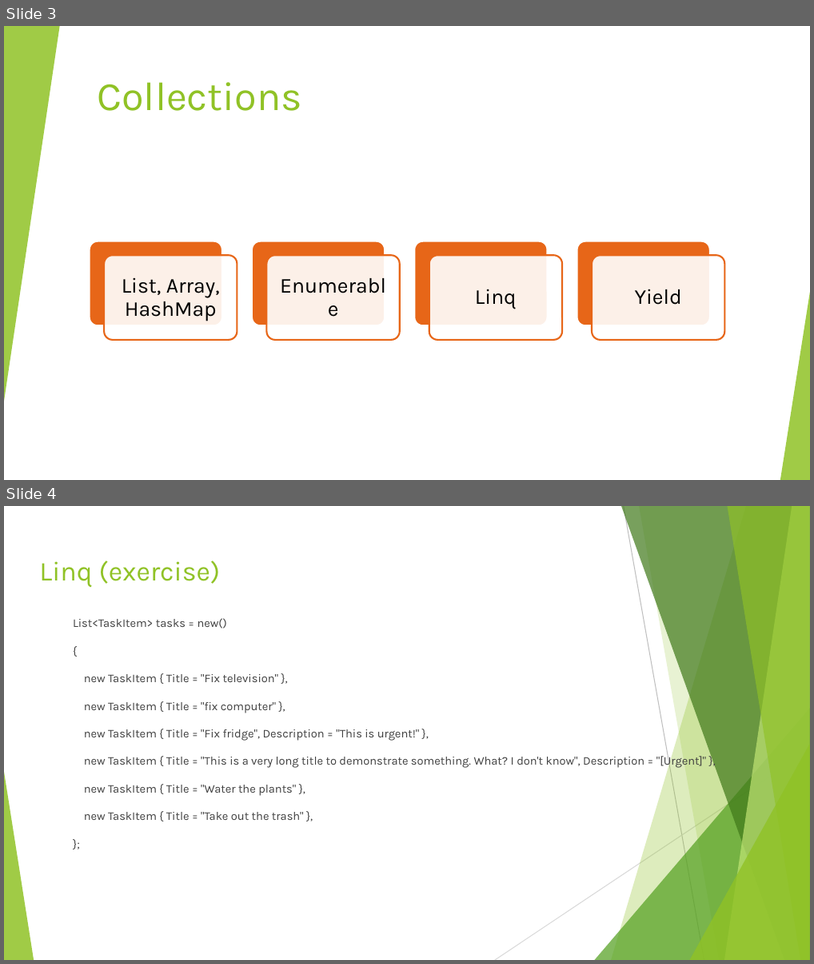
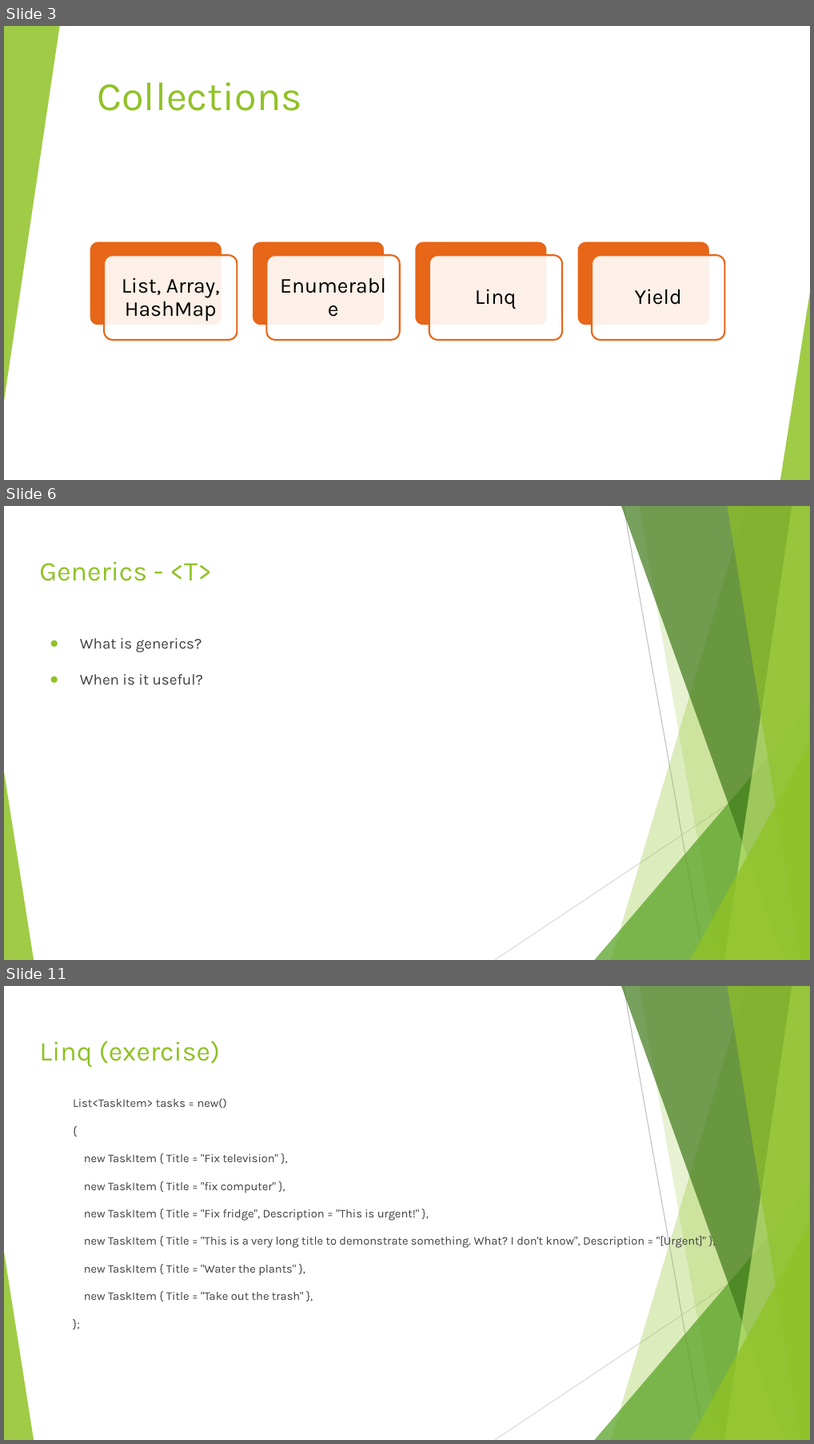
Before and after one commit to javitolin/CSharpWorkshopTodoList, a slide deck: Slides/3. Day 2 - OOP, Unit Tests, Collections.pptx. Shown one above the other, each under a label of ours: slides 3 and 4 before the commit, slides 3, 6 and 11 after it; the slides between them are not shown. The pictures are 814x964 and 814x1444 pixels, drawn with LibreOffice and Linux fonts; fonts in the diff are those of the drawing. Boxes give left, top, right and bottom in pixels: in the first picture for what was removed or moved away, otherwise in the second. Text is boxed around its words. In the diff, an @@ line names an element or a change of style, - is before the commit and + after.

```diff
--- a/Slides/3. Day 2 - OOP, Unit Tests, Collections.pptx
+++ b/Slides/3. Day 2 - OOP, Unit Tests, Collections.pptx
@@ slide 6 added at [4,506,810,960], background #FFFFFF; not listed: 10 template elements that a slide beside it also shows @@
@@ title added at [39,561,212,581], 24.3 pt, text #90C226 @@
+Generics - <T>
@@ text added at [80,638,203,684], 13.5 pt, text #404040 @@
+● What is generics?
+● When is it useful?
@@ what was slide 4 is now slide 11 @@
```
Also in this commit, not shown: 2 slides changed, 9 other slides added, 13 other files.
